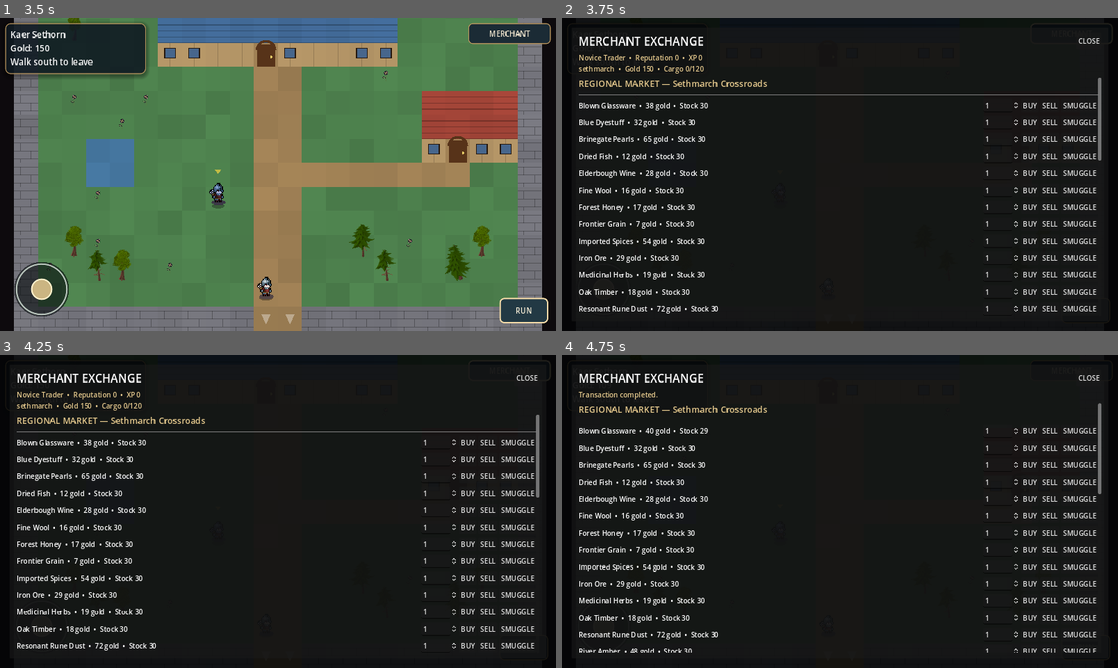
Above: before the commit, frames 1-4 (two rows, left to right).
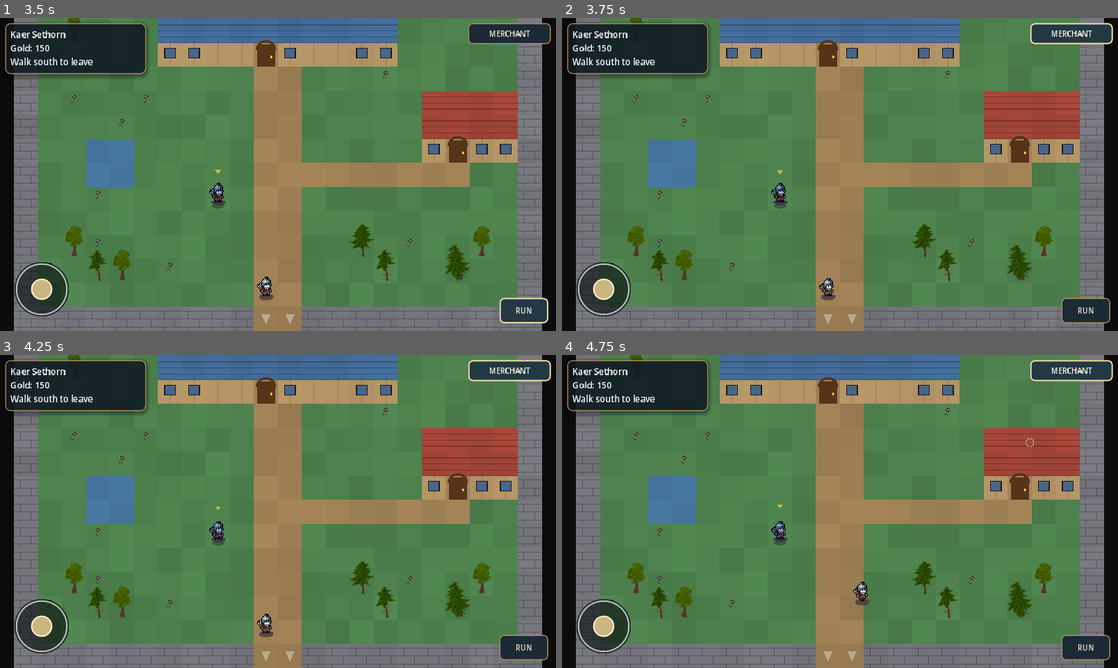
Above: after the commit, the same moments.

Repository: ninjun42215-gif/KindleWake
Game: Godot game, scene res://World.tscn
Same seed, same stepped clock (60 frames per second), same inputs: the game is played once before the commit and once after it. This scene is started directly instead of the project's main scene.
Inputs (mouse positions are in pixels of both pictures, inside the frame that each line leads up to):
- Up to frame 1 (3.5 s): click "A Enter Kaer Sethorn" at 0.5 s; click "Enter Kaer Sethorn" at 1.25 s; click "RUN" at 2 s; click "RUN: ON" at 2.75 s
- Up to frame 2 (3.75 s): click "MERCHANT" at 3.5 s
- Up to frame 3 (4.25 s): no input
- Up to frame 4 (4.75 s): click (1029, 442) at 4.25 s, where only the run before the commit has a clickable "BUY"

Frame 1 is identical in both runs. In frame 2, 92% of the frame differs, in the area x 0-100%, y 0-100%; in frame 3, 92%; in frame 4, 92%.
Error after the commit: Parse Error: Identifier "route" not declared in the current scope. (res://scripts/ui/merchant_screen.gd:249)

Commit message:
Complete caravan travel and imperial toll controls in merchant UI

Diff:
--- a/Kindlewake/scripts/ui/merchant_screen.gd
+++ b/Kindlewake/scripts/ui/merchant_screen.gd
@@ -70,6 +70,14 @@
     closed.emit()
 
 
+func _travel_route(route_id: String) -> void:
+    var result := GameState.merchant_travel_route(route_id)
+    if result == "":
+        _close()
+    else:
+        _notify_result(result)
+
+
 func _clear_content() -> void:
     for child in content.get_children():
         child.queue_free()
@@ -234,10 +242,19 @@
             label.text = "Route policy — " + str(route_id)
             label.size_flags_horizontal = Control.SIZE_EXPAND_FILL
             row.add_child(label)
+            var toll := SpinBox.new()
+            toll.min_value = 0
+            toll.max_value = 10000
+            toll.step = 5
+            toll.value = int(state.get("route_policies", {}).get(route_id, {}).get("toll", route.get("base_toll", 0)))
+            row.add_child(toll)
+            row.add_child(_action_button("OPEN", func():
+                _notify_result(GameState.merchant_set_route_policy(str(route_id), {"open":true,"toll":int(toll.value)}))
+            ))
             row.add_child(_action_button("PROTECT", func():
-                _notify_result(GameState.merchant_set_route_policy(str(route_id), {"open":true,"protected":true}))
+                _notify_result(GameState.merchant_set_route_policy(str(route_id), {"open":true,"protected":true,"toll":int(toll.value)}))
             ))
             row.add_child(_action_button("CLOSE", func():
-                _notify_result(GameState.merchant_set_route_policy(str(route_id), {"open":false}))
+                _notify_result(GameState.merchant_set_route_policy(str(route_id), {"open":false,"toll":int(toll.value)}))
             ))
             content.add_child(row)
